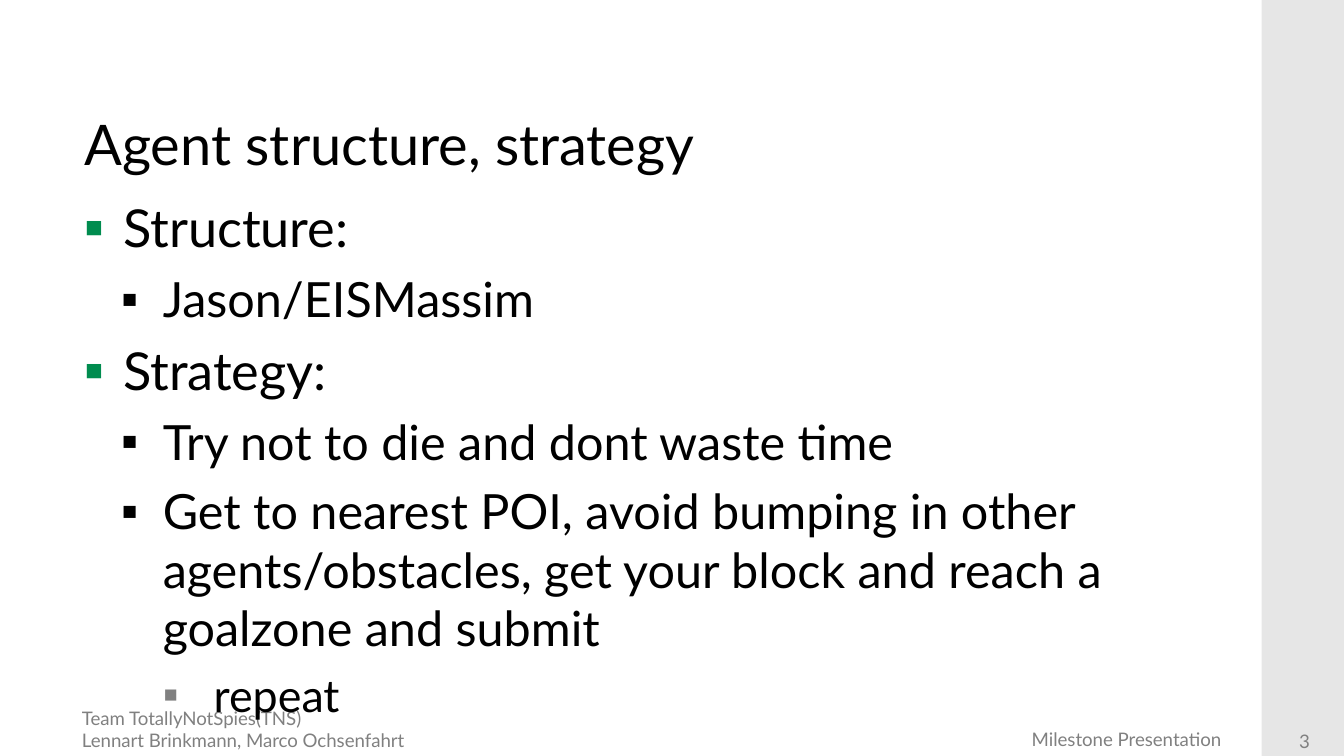
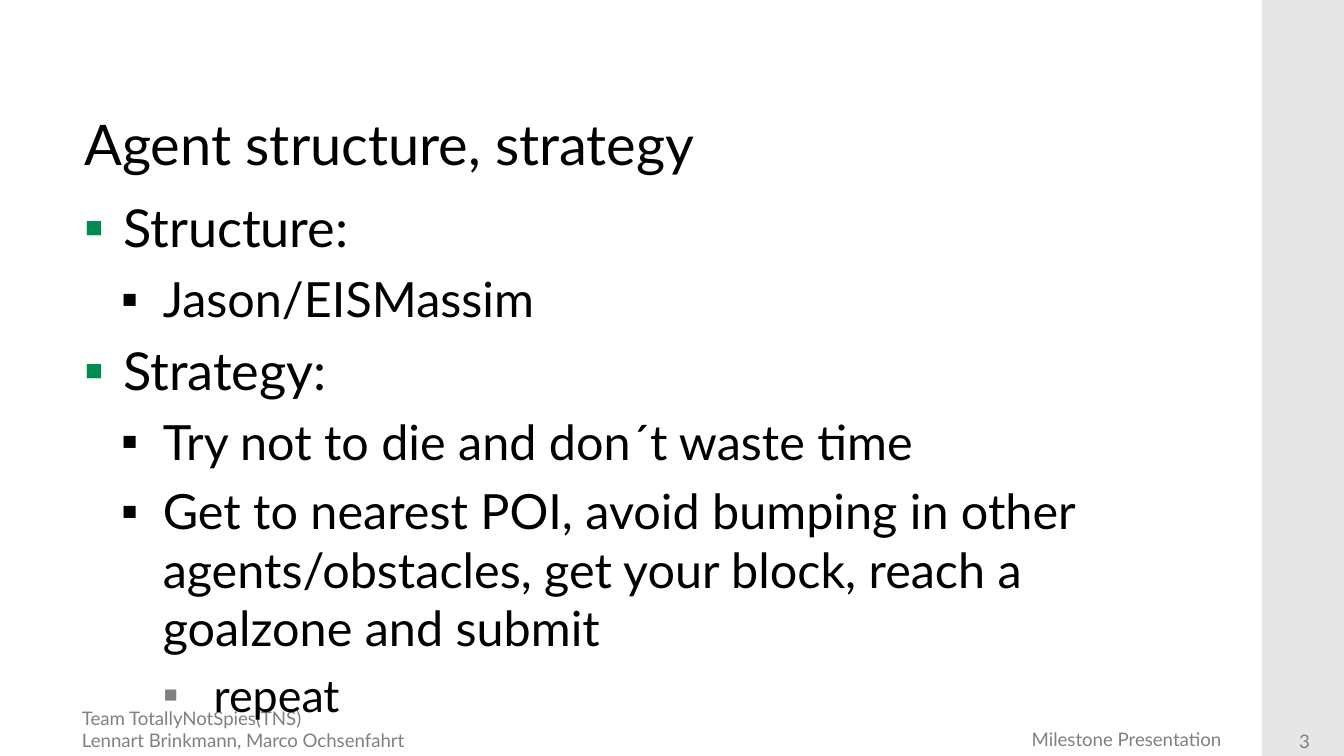
Before and after one commit to DieMango/PiB_Bri_Och, a slide deck: slide 3 of FinalPresentation.pptx. Drawn at 1344x756 pixels with LibreOffice and Linux fonts; fonts in the diff are those of the drawing; background and template pictures are left out. Boxes give left, top, right and bottom in pixels: in the first picture for what was removed or moved away, otherwise in the second. Text is boxed around its words. In the diff, an @@ line names an element or a change of style, - is before the commit and + after.

```diff
--- a/FinalPresentation.pptx
+++ b/FinalPresentation.pptx
@@ text at (163,424,1076,655): text changed @@
-  ▪ Try not to die and dont waste time
-  ▪ Get to nearest POI, avoid bumping in other agents/obstacles, get your block and reach a goalzone and submit
+  ▪ Try not to die and don´t waste time
+  ▪ Get to nearest POI, avoid bumping in other agents/obstacles, get your block, reach a goalzone and submit
```
Also in this commit, not shown: 8 other slides changed.
